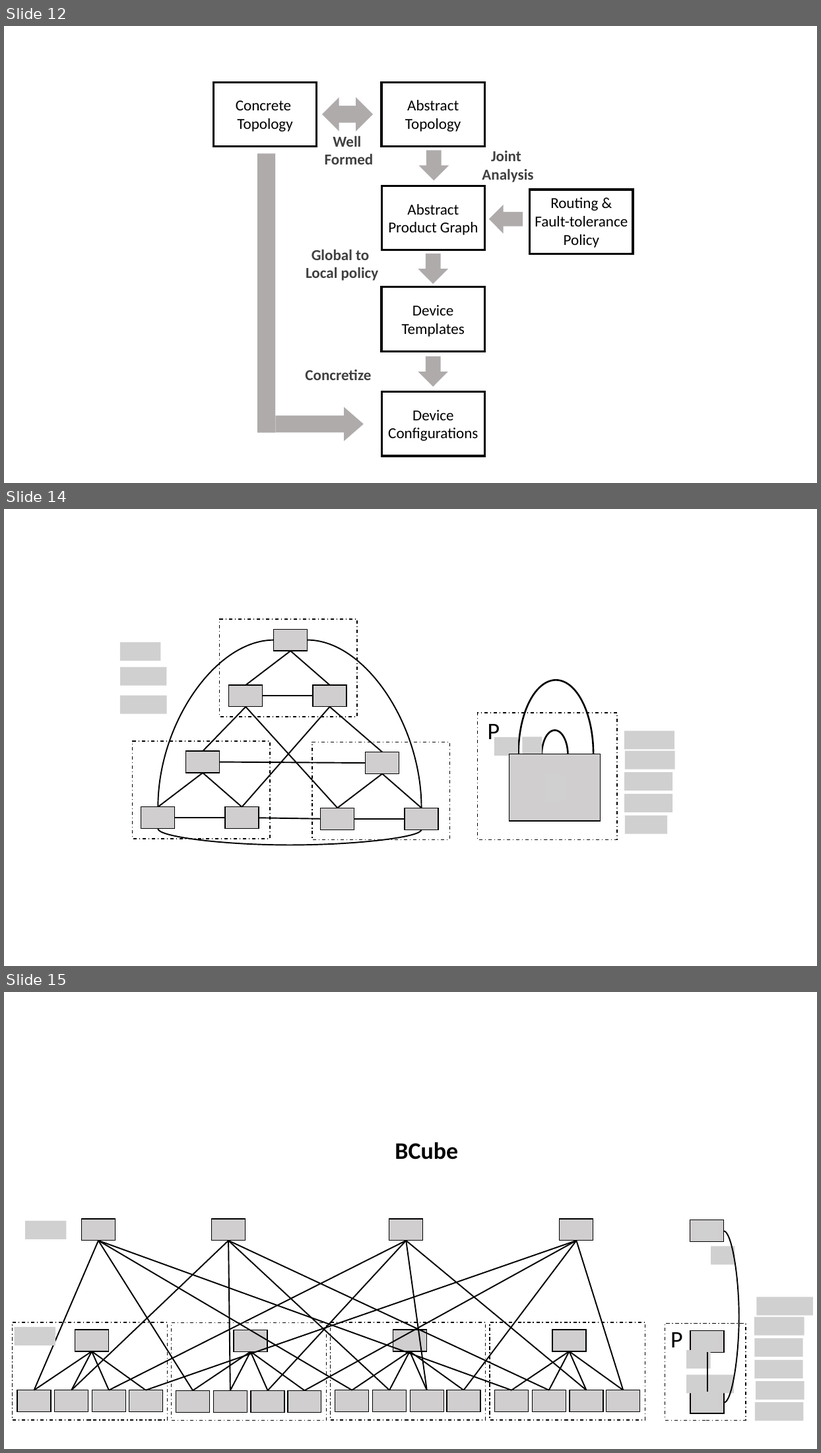
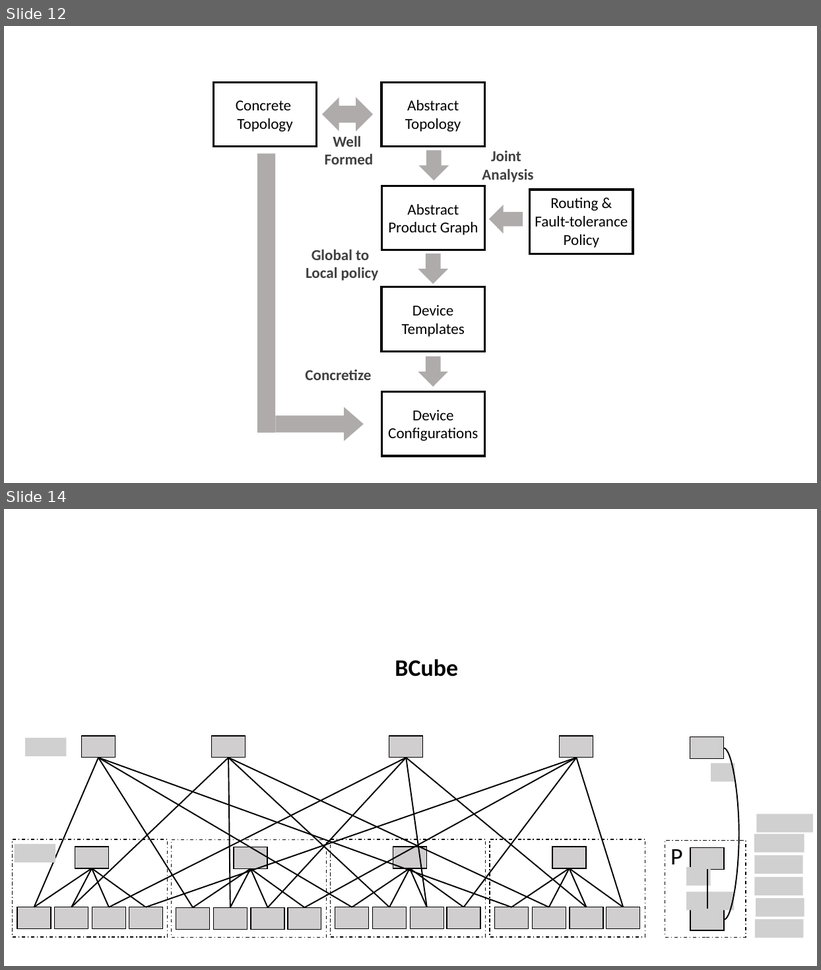
Before and after one commit to rabeckett/propane, a slide deck: paper/abstraction/figures/examples.pptx. Shown one above the other, each under a label of ours: slides 12, 14 and 15 before the commit, slides 12 and 14 after it; the slides between them are not shown. The pictures are 821x1453 and 821x970 pixels, drawn with LibreOffice and Linux fonts; fonts in the diff are those of the drawing; grey boxes stand for pictures. Boxes give left, top, right and bottom in pixels: in the first picture for what was removed or moved away, otherwise in the second. Text is boxed around its words. In the diff, an @@ line names an element or a change of style, - is before the commit and + after.

```diff
--- a/paper/abstraction/figures/examples.pptx
+++ b/paper/abstraction/figures/examples.pptx
@@ slide 14 removed at <box>4,509,817,966</box>, background #FFFFFF @@
@@ rectangle removed at <box>220,619,357,717</box> @@
@@ picture removed at <box>120,642,161,661</box> @@
@@ curved line removed from (158, 807) to (274, 640) @@
@@ curved line removed from (422, 809) to (308, 640) @@
@@ picture removed at <box>121,667,167,685</box> @@
@@ arc (boxed as its full ellipse) removed at <box>519,681,594,828</box> @@
@@ picture removed at <box>120,696,167,714</box> @@
@@ group removed at <box>229,629,347,707</box>: 3 rectangles, 3 lines @@
@@ line removed from (246, 707) to (203, 751) @@
@@ line removed from (330, 707) to (242, 807) @@
@@ line removed from (246, 707) to (338, 809) @@
@@ line removed from (330, 707) to (382, 753) @@
@@ rectangle removed at <box>478,714,618,840</box> @@
@@ text removed at <box>488,724,500,745</box> @@
-P
@@ rectangle removed at <box>133,741,270,839</box> @@
@@ rectangle removed at <box>312,742,450,840</box> @@
@@ picture removed at <box>494,737,518,755</box> @@
@@ picture removed at <box>523,737,542,755</box> @@
@@ arc (boxed as its full ellipse) removed at <box>542,730,568,780</box> @@
@@ line removed from (220, 762) to (366, 763) @@
@@ rectangle removed at <box>510,755,601,821</box> @@
@@ picture removed at <box>546,774,567,803</box> @@
@@ group removed at <box>141,751,259,829</box>: 3 rectangles, 3 lines @@
@@ line removed from (259, 819) to (321, 819) @@
@@ group removed at <box>321,753,438,830</box>: 3 rectangles, 3 lines @@
@@ group removed at <box>624,731,675,834</box>: 5 pictures @@
@@ curved line removed from (158, 829) to (422, 830) @@
@@ what was slide 15 is now slide 14 @@
```
Also in this commit, not shown: 1 slide changed, 6 other files.
